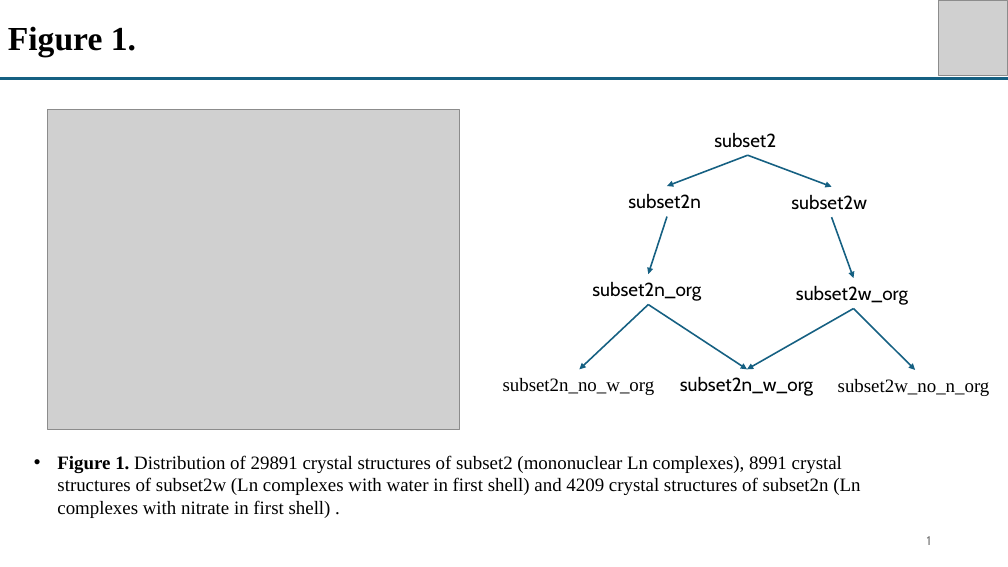
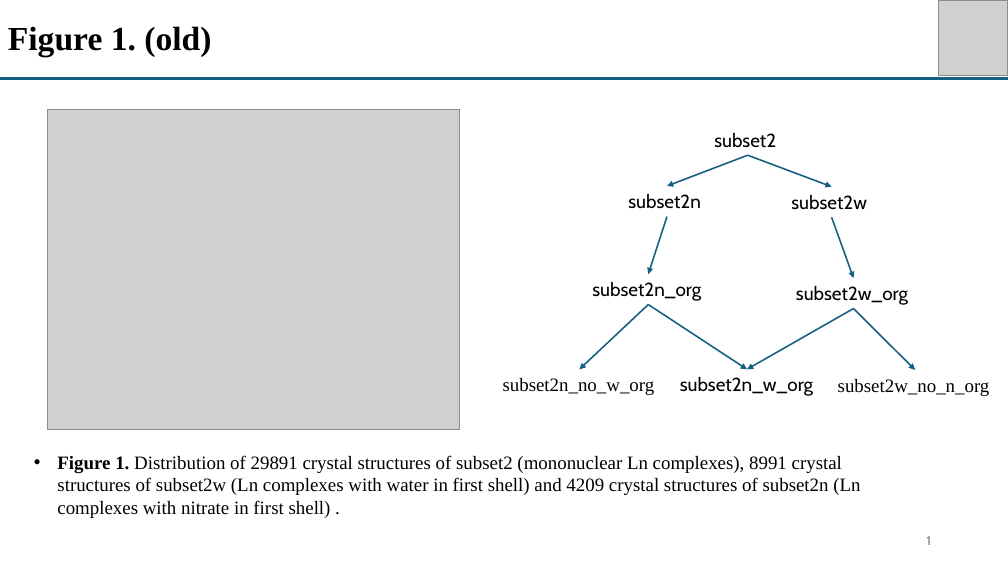
Before and after one commit to sheinlee/nitrate_and_water_in_csd, a slide deck: slide 1 of Figure in paper 2.pptx. Drawn at 1008x567 pixels with LibreOffice and Linux fonts; fonts in the diff are those of the drawing; grey boxes stand for pictures. Boxes give left, top, right and bottom in pixels: in the first picture for what was removed or moved away, otherwise in the second. Text is boxed around its words. In the diff, an @@ line names an element or a change of style, - is before the commit and + after.

```diff
--- a/Figure in paper 2.pptx
+++ b/Figure in paper 2.pptx
@@ title at (8,26,211,56): text changed @@
-Figure 1.
+Figure 1. (old)
```
Also in this commit, not shown: 3 other slides changed, 4 slides added, 4 other files.
